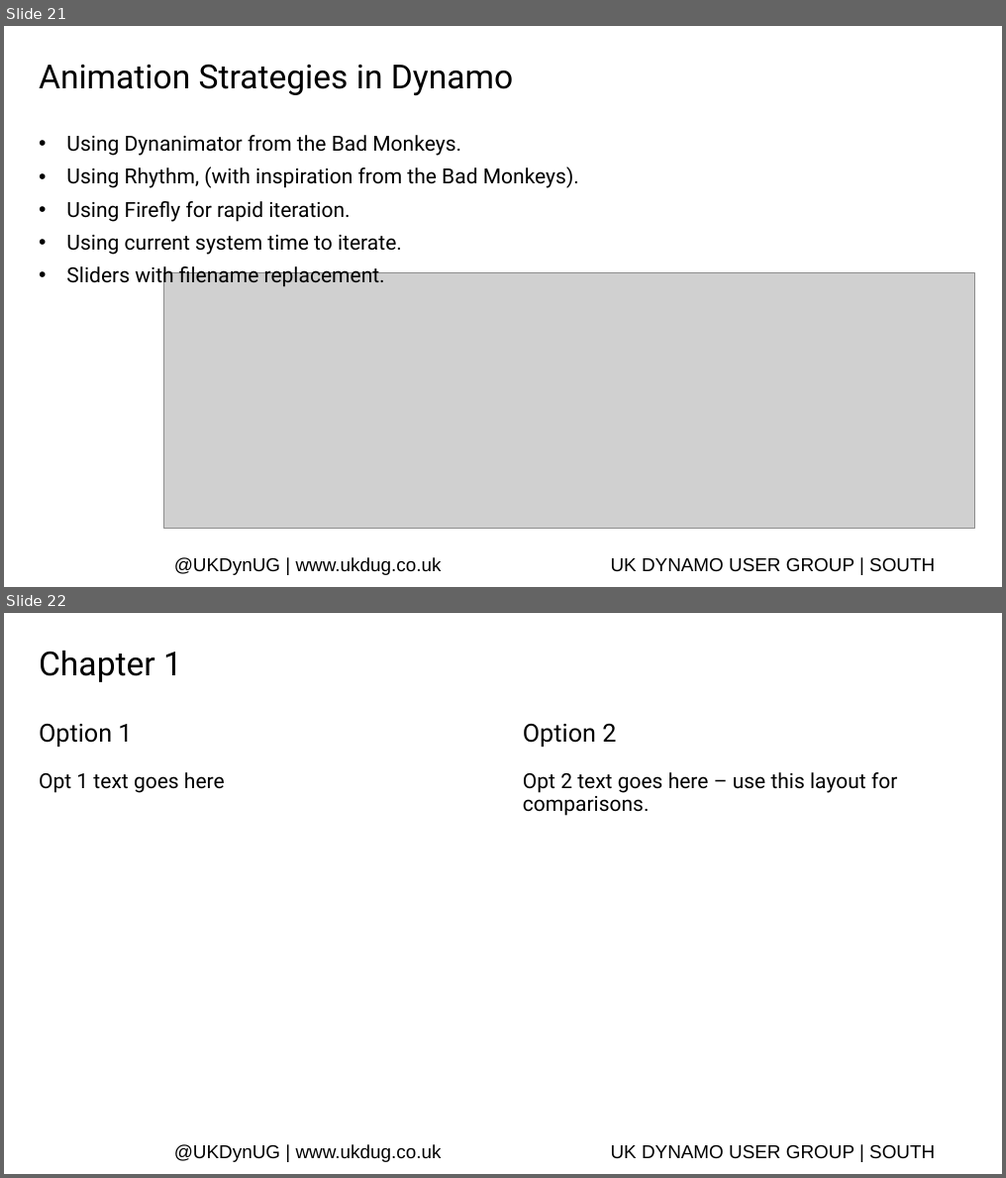
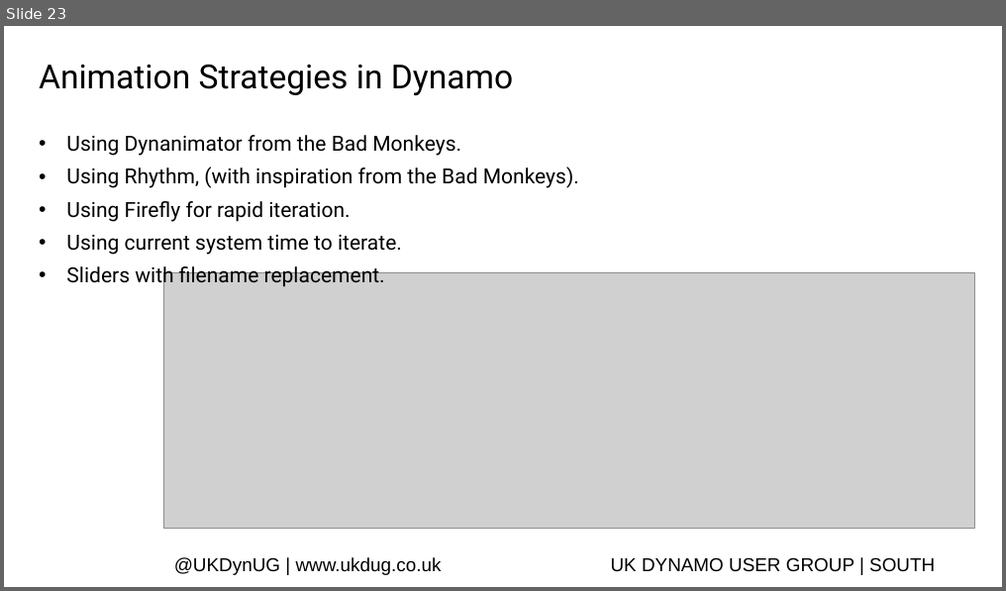
Before and after one commit to johnpierson/AU-Dynamo-Workshops, a slide deck: AU2018-London-Intermediate-Dynamo-Workshop/UKDUG-IntermediateDynamoWorkshop.pptx. Shown one above the other, each under a label of ours: slides 21 and 22 before the commit, slide 23 after it. The pictures are 1006x1178 and 1006x591 pixels, drawn with LibreOffice and Linux fonts; fonts in the diff are those of the drawing; grey boxes stand for pictures; background and template pictures are left out. Boxes give left, top, right and bottom in pixels: in the first picture for what was removed or moved away, otherwise in the second. Text is boxed around its words. In the diff, an @@ line names an element or a change of style, - is before the commit and + after.

```diff
--- a/AU2018-London-Intermediate-Dynamo-Workshop/UKDUG-IntermediateDynamoWorkshop.pptx
+++ b/AU2018-London-Intermediate-Dynamo-Workshop/UKDUG-IntermediateDynamoWorkshop.pptx
@@ slide 22 removed at box(4, 613, 1002, 1174), background #FFFFFF; not listed: 2 template elements that a slide beside it also shows @@
@@ title removed at box(39, 650, 182, 682) @@
-Chapter 1
@@ text removed at box(39, 724, 132, 747) @@
-Option 1
@@ text removed at box(523, 724, 616, 747) @@
-Option 2
@@ text removed at box(39, 772, 225, 793) @@
-Opt 1 text goes here
@@ text removed at box(523, 772, 897, 816) @@
-Opt 2 text goes here – use this layout for comparisons.
@@ what was slide 21 is now slide 23 @@
```
Also in this commit, not shown: 2 slides added, 24 other files.
